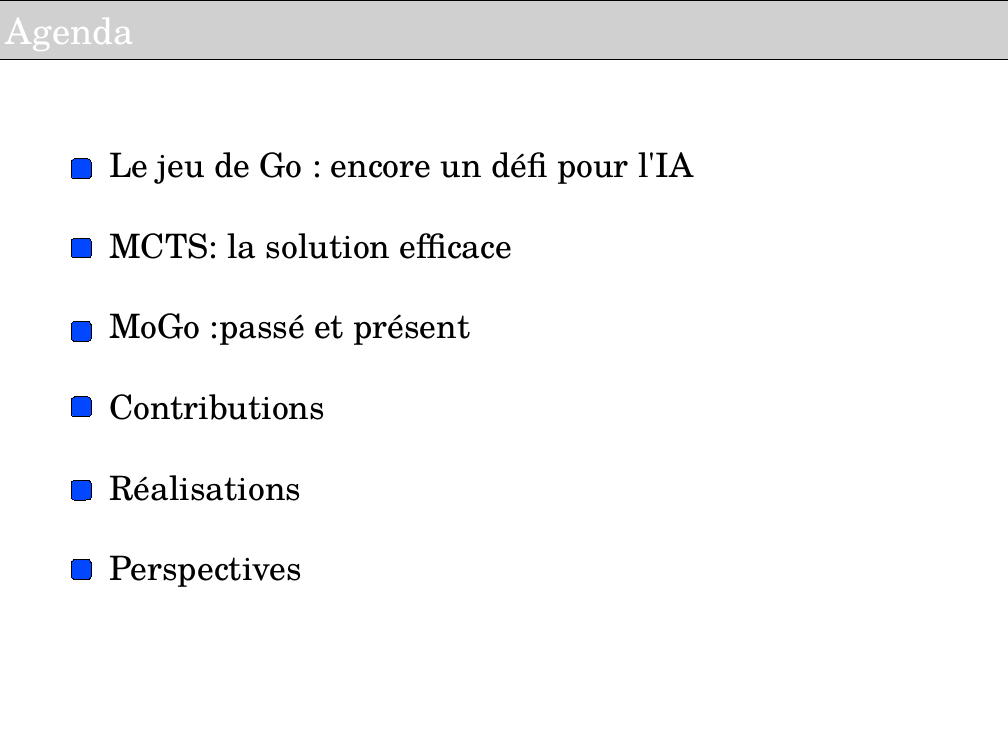
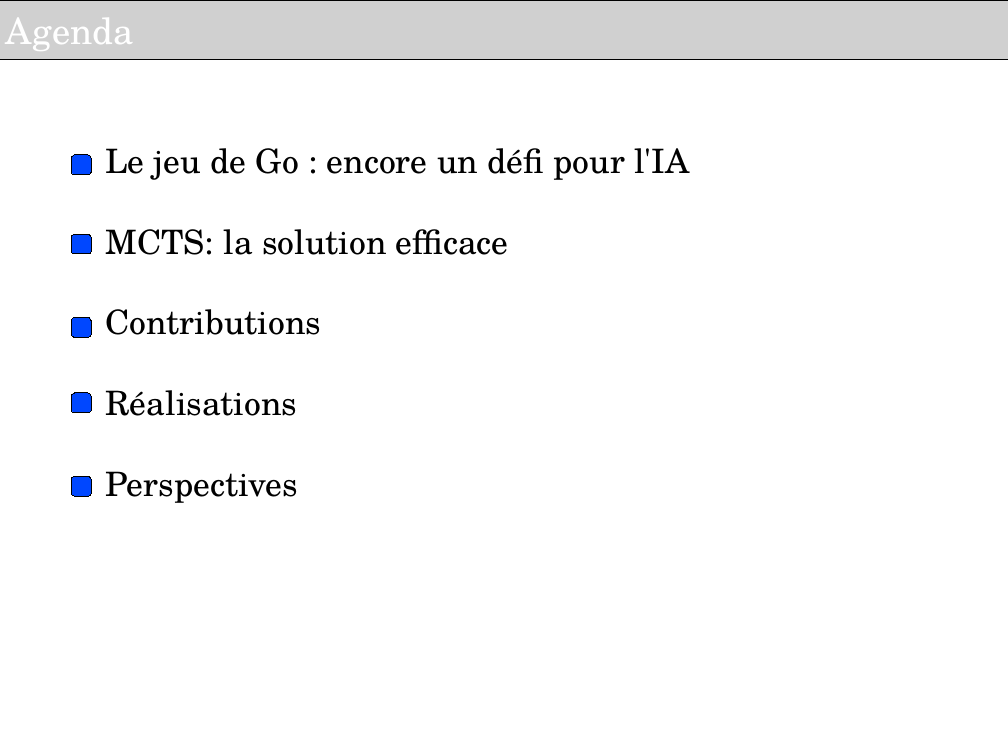
Before and after one commit to haspeleo/Android-Dev, a slide deck: slide 2 of MCTS/Soutenance_INRIA_V2.odp. Drawn at 1008x756 pixels with LibreOffice and Linux fonts; fonts in the diff are those of the drawing; grey boxes stand for pictures; background and template pictures are left out. Boxes give left, top, right and bottom in pixels: in the first picture for what was removed or moved away, otherwise in the second. Text is boxed around its words. In the diff, an @@ line names an element or a change of style, - is before the commit and + after.

```diff
--- a/MCTS/Soutenance_INRIA_V2.odp
+++ b/MCTS/Soutenance_INRIA_V2.odp
@@ 5 rounded rectangles: place and size @@
-5 rounded rectangles at [72, 159, 92, 500]
+5 rounded rectangles at [72, 155, 92, 496]
@@ text at [109, 313, 470, 345]: paragraph removed @@
-MoGo :passé et présent
@@ rounded rectangle removed at [72, 559, 92, 580] @@
```
Also in this commit, not shown: 5 other slides changed, 4 slides added, 4 slides removed, 1 other file.
